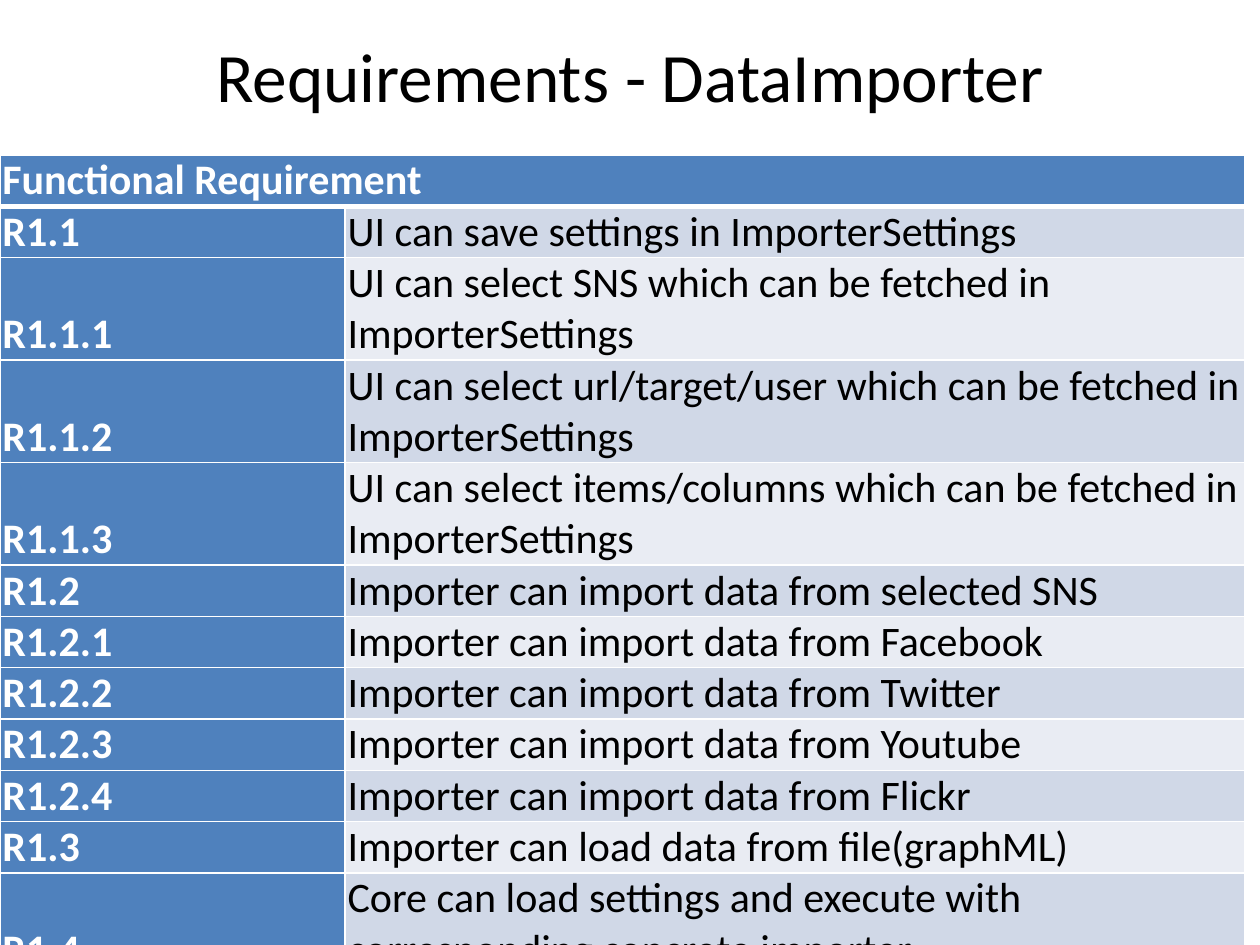
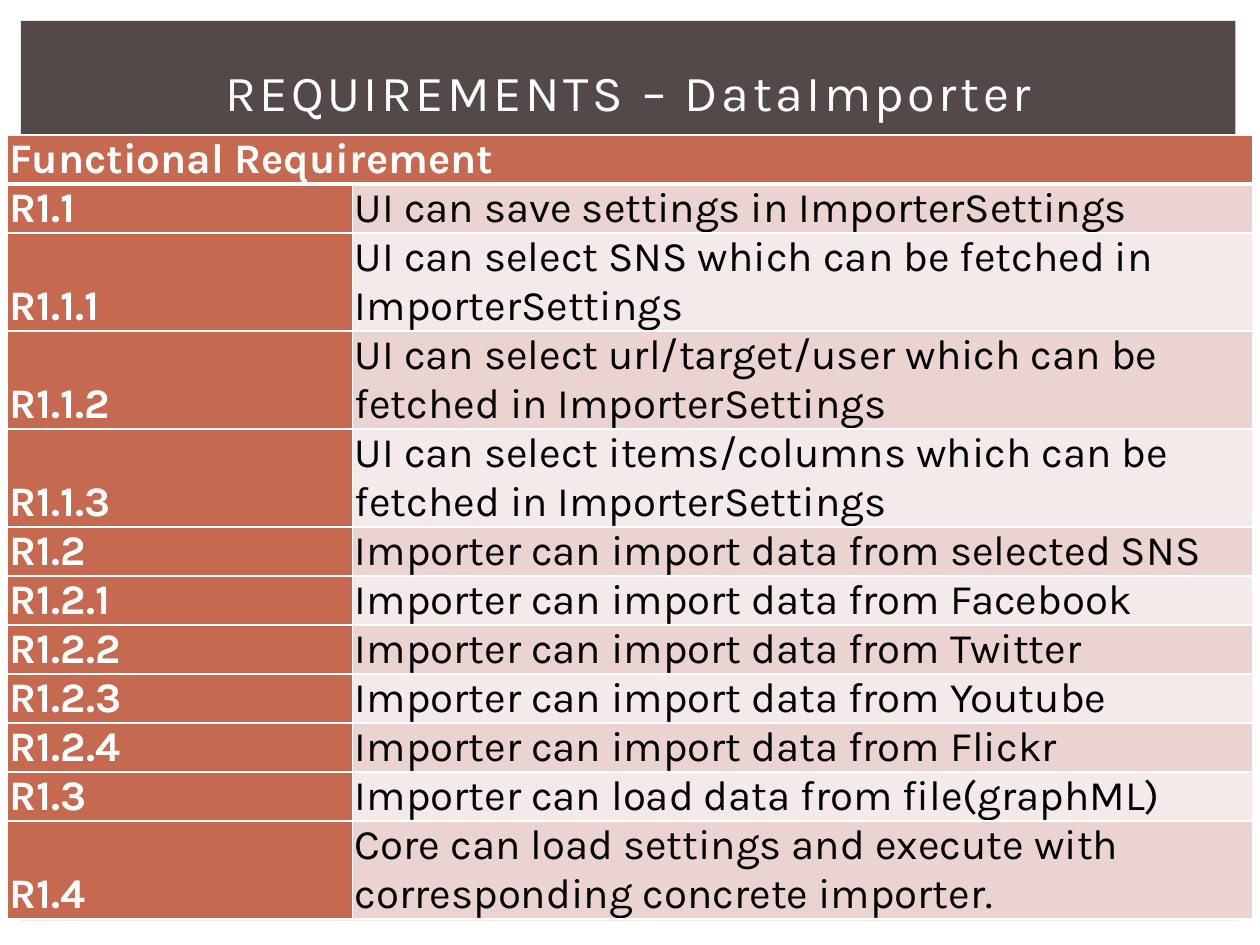
Before and after one commit to 2014-sed-team3/term-project, a slide deck: slide 5 of project/report/report.pptx. Drawn at 1260x945 pixels with LibreOffice and Linux fonts; fonts in the diff are those of the drawing. Boxes give left, top, right and bottom in pixels: in the first picture for what was removed or moved away, otherwise in the second. Text is boxed around its words. In the diff, an @@ line names an element or a change of style, - is before the commit and + after.

Commit message:
Modified report. Still need fixing on class-diagram and requirements

```diff
--- a/project/report/report.pptx
+++ b/project/report/report.pptx
@@ rectangle added at (21, 21, 1236, 207), fill #534949 @@
@@ title at (225, 79, 1031, 123): text changed; size 39.6 to 28.8 pt; font Calibri to Karla; text colour #000000 to #FFFFFF @@
-Requirements - DataImporter
+REQUIREMENTS – DataImporter
@@ table at (8, 135, 1252, 941) @@
@@ fill #4F81BD to #C66951 in 12 cells @@
@@ fill #D0D8E8 to #EAD4D0 in 6 cells @@
@@ fill #E9EDF4 to #F5EBE9 in 5 cells @@
@@ font Calibri to Karla @@
@@ table: place and size @@
-table at (0, 155, 1245, 945)
+table at (8, 135, 1252, 941)
@@ rectangle added at (21, 226, 1239, 921), fill #CCD1B9 @@
```
Also in this commit, not shown: 26 other slides changed, 2 slides added, 2 slides removed, 1 other file.
